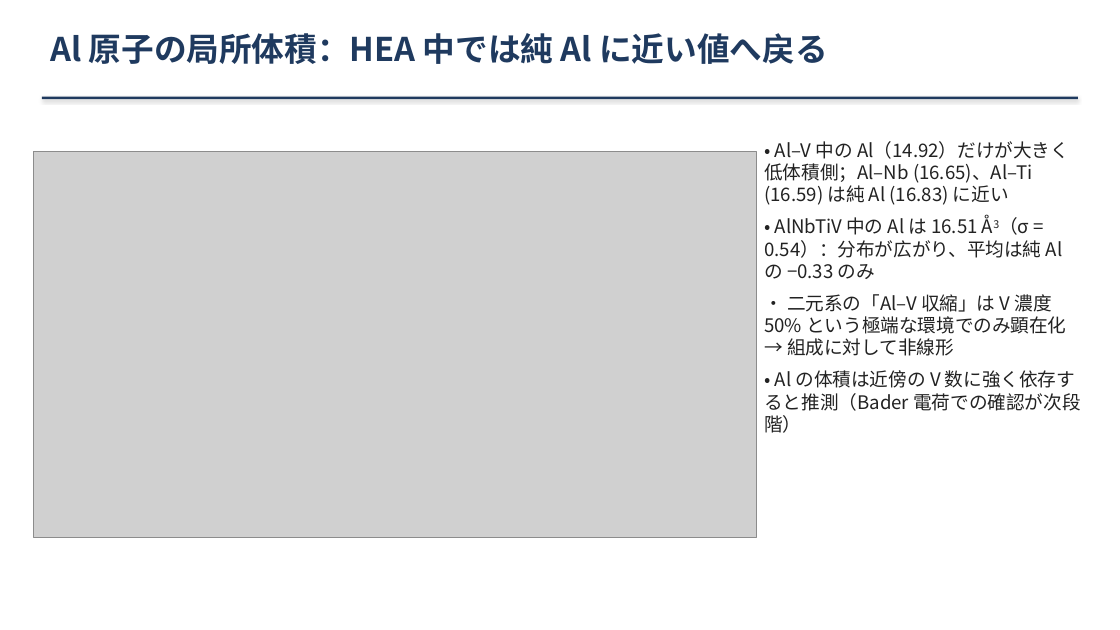
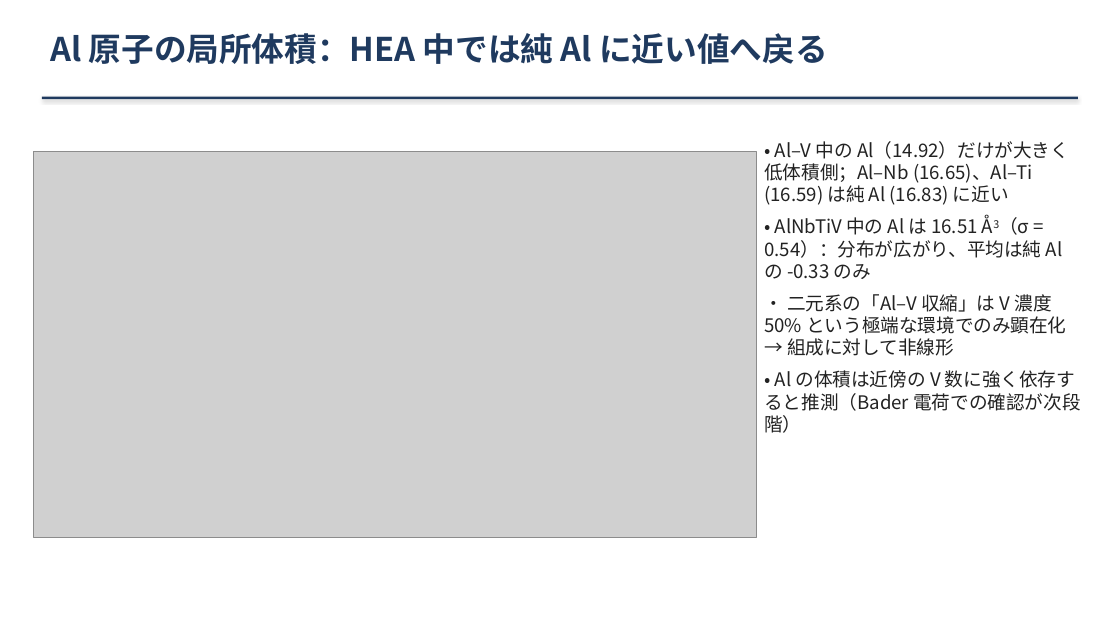
Before and after one commit to minimumtone/machine-learning, a slide deck: slide 10 of mlip_bader/slides/al_effect_bcc_hea.pptx. Drawn at 1120x630 pixels with LibreOffice and Linux fonts; fonts in the diff are those of the drawing; grey boxes stand for pictures. Boxes give left, top, right and bottom in pixels: in the first picture for what was removed or moved away, otherwise in the second. Text is boxed around its words. In the diff, an @@ line names an element or a change of style, - is before the commit and + after.

```diff
--- a/mlip_bader/slides/al_effect_bcc_hea.pptx
+++ b/mlip_bader/slides/al_effect_bcc_hea.pptx
@@ text at (764,217,1063,279): text changed @@
-• AlNbTiV 中の Al は 16.51 Å3（σ = 0.54）：分布が広がり、平均は純 Al の −0.33 のみ
+• AlNbTiV 中の Al は 16.51 Å3（σ = 0.54）：分布が広がり、平均は純 Al の -0.33 のみ
```
Also in this commit, not shown: 4 other slides changed, 2 other files.
